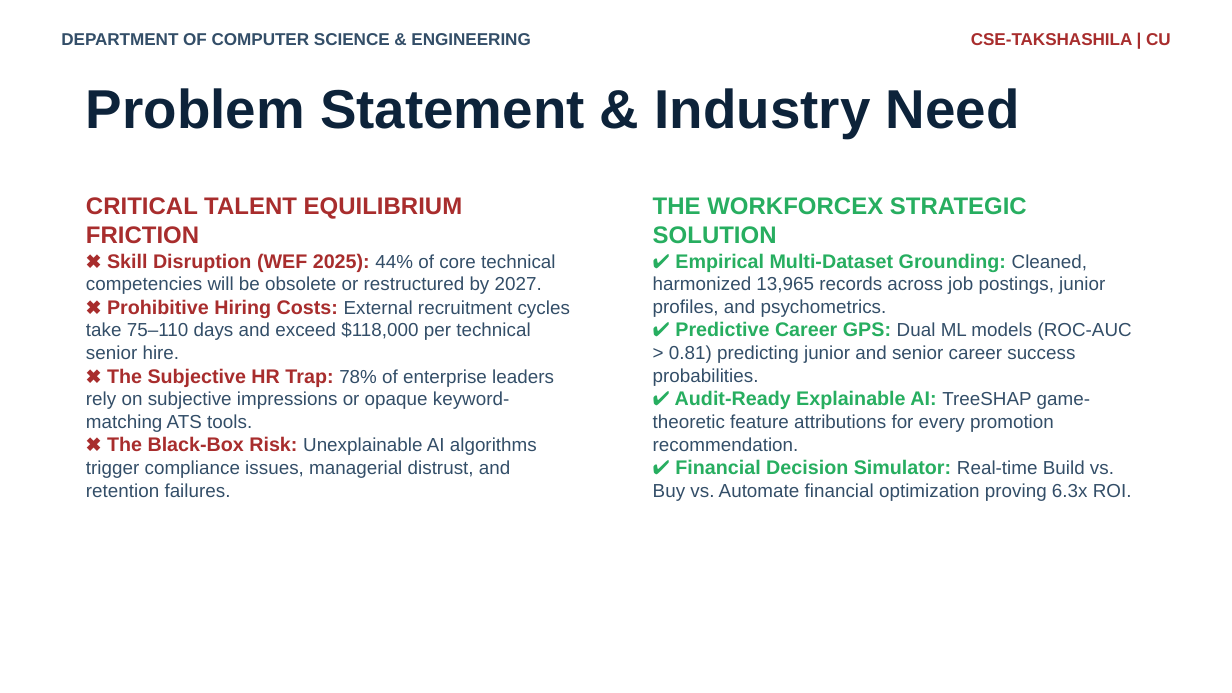
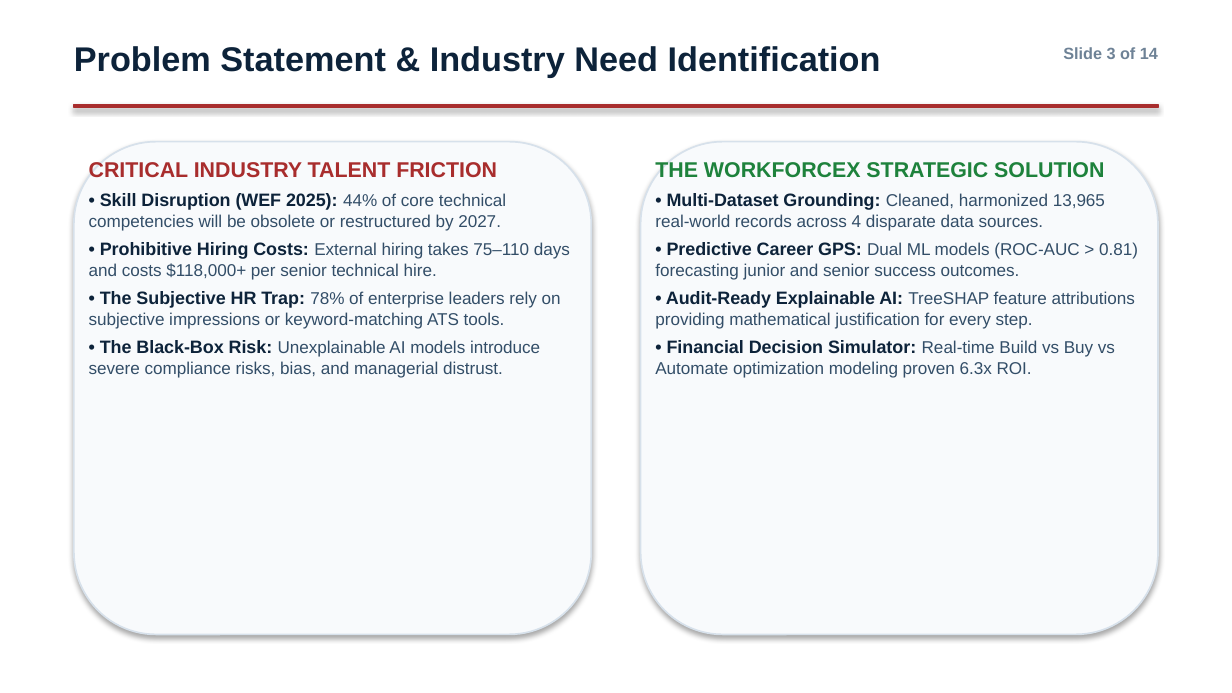
Before and after one commit to chitreyAbhinav/workforce-intelligence, a slide deck: slide 3 of reports/internship_submission/Industrial_Training_Presentation.pptx. Drawn at 1232x693 pixels with LibreOffice and Linux fonts; fonts in the diff are those of the drawing; background and template pictures are left out. Boxes give left, top, right and bottom in pixels: in the first picture for what was removed or moved away, otherwise in the second. Text is boxed around its words. In the diff, an @@ line names an element or a change of style, - is before the commit and + after.

Commit message:
fix(internship): Eliminate PPT overlaps, set remote mode, clean headers/footers, and finalize all submission deliverables

```diff
--- a/reports/internship_submission/Industrial_Training_Presentation.pptx
+++ b/reports/internship_submission/Industrial_Training_Presentation.pptx
@@ text at box(74, 46, 881, 77): text changed; size 32 to 20 pt @@
-Problem Statement & Industry Need
+Problem Statement & Industry Need Identification
@@ text removed at box(971, 33, 1171, 45) @@
-CSE-TAKSHASHILA | CU
@@ text at box(1063, 47, 1158, 59): text changed; size 10 to 9.5 pt; text colour #334E68 to #6E8296 @@
-DEPARTMENT OF COMPUTER SCIENCE & ENGINEERING
+Slide 3 of 14
@@ rectangle added at box(74, 105, 1158, 108), fill #A82D2D, outline #A82D2D 0.75 pt @@
@@ rounded rectangle added at box(74, 142, 591, 634), fill #F8FAFC, outline #D7E1EB 1 pt @@
@@ rounded rectangle added at box(641, 142, 1158, 634), fill #F8FAFC, outline #D7E1EB 1 pt @@
@@ text at box(89, 162, 570, 378): text changed; size 11 to 10 pt @@
-CRITICAL TALENT EQUILIBRIUM FRICTION
-✖ Skill Disruption (WEF 2025): 44% of core technical competencies will be obsolete or restructured by 2027.
-✖ Prohibitive Hiring Costs: External recruitment cycles take 75–110 days and exceed $118,000 per technical senior hire.
-✖ The Subjective HR Trap: 78% of enterprise leaders rely on subjective impressions or opaque keyword-matching ATS tools.
-✖ The Black-Box Risk: Unexplainable AI algorithms trigger compliance issues, managerial distrust, and retention failures.
+CRITICAL INDUSTRY TALENT FRICTION
+• Skill Disruption (WEF 2025): 44% of core technical competencies will be obsolete or restructured by 2027.
+• Prohibitive Hiring Costs: External hiring takes 75–110 days and costs $118,000+ per senior technical hire.
+• The Subjective HR Trap: 78% of enterprise leaders rely on subjective impressions or keyword-matching ATS tools.
+• The Black-Box Risk: Unexplainable AI models introduce severe compliance risks, bias, and managerial distrust.
@@ text at box(655, 162, 1104, 178): size 14 to 12.5 pt, text colour #27AE60 to #1E823C in "THE WORKFORCEX STRATEGIC SOLUTION" @@
@@ text "THE WORKFORCEX STRATEGIC SOLUTION": place and size @@
-text "THE WORKFORCEX STRATEGIC SOLUTION" at box(653, 197, 1132, 501)
+text "THE WORKFORCEX STRATEGIC SOLUTION" at box(655, 162, 1138, 378)
@@ text at box(655, 193, 1138, 378): text changed; size 11 to 10 pt @@
-✔ Empirical Multi-Dataset Grounding: Cleaned, harmonized 13,965 records across job postings, junior profiles, and psychometrics.
-✔ Predictive Career GPS: Dual ML models (ROC-AUC > 0.81) predicting junior and senior career success probabilities.
-✔ Audit-Ready Explainable AI: TreeSHAP game-theoretic feature attributions for every promotion recommendation.
-✔ Financial Decision Simulator: Real-time Build vs. Buy vs. Automate financial optimization proving 6.3x ROI.
+• Multi-Dataset Grounding: Cleaned, harmonized 13,965 real-world records across 4 disparate data sources.
+• Predictive Career GPS: Dual ML models (ROC-AUC > 0.81) forecasting junior and senior success outcomes.
+• Audit-Ready Explainable AI: TreeSHAP feature attributions providing mathematical justification for every step.
+• Financial Decision Simulator: Real-time Build vs Buy vs Automate optimization modeling proven 6.3x ROI.
```
Also in this commit, not shown: 12 other slides changed, 1 slide added, 1 slide removed, 38 other files.
